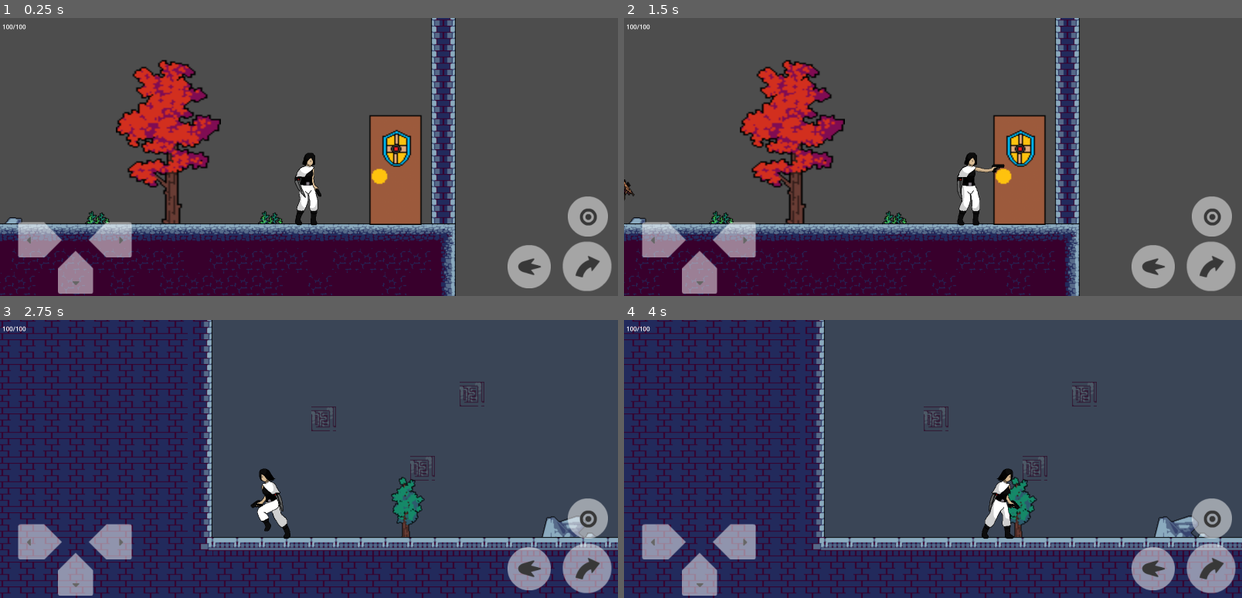
Above: before the commit, frames 1-4 (two rows, left to right).
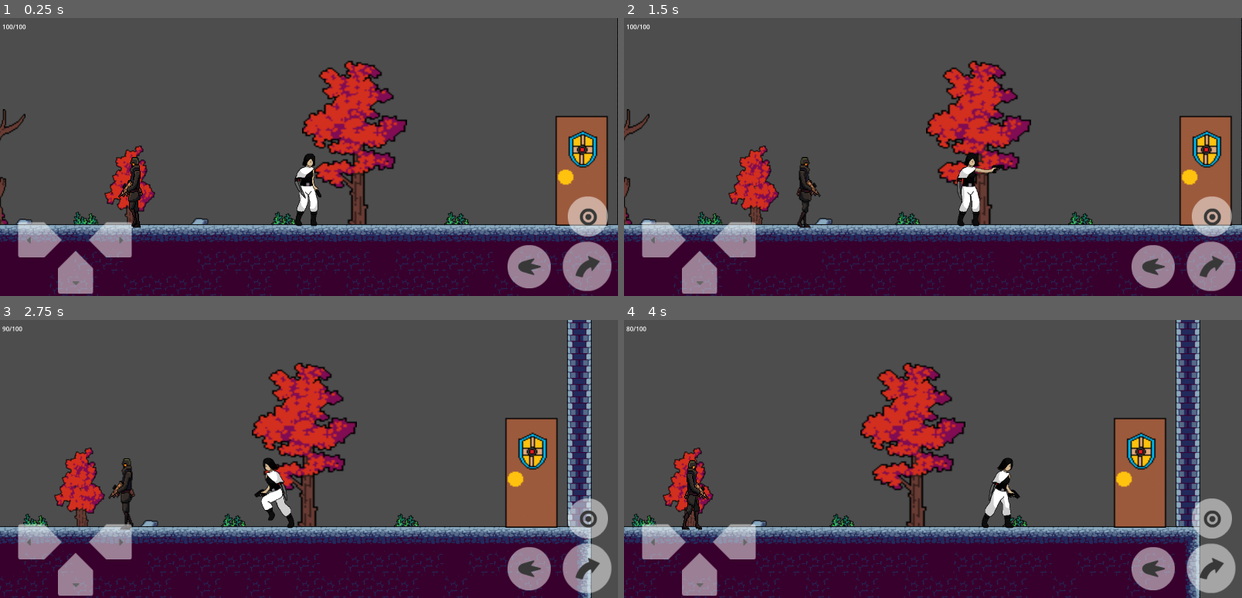
Above: after the commit, the same moments.

Repository: Corsa-Technologies/Terra1-seguro
Game: Godot game, scene res://Níveis/Nível1/Nível 1.tscn
The game is run twice, just before and just after one commit, with the same random seed, the same clock (stepped at 60 frames per second) and the same inputs. This scene is started directly instead of the project's main scene.
Inputs:
- Up to frame 1 (0.25 s): no input
- Up to frame 2 (1.5 s): tap Enter (ataque) at 0.5 s; hold Enter (ataque) 0.53-1.28 s; hold Right (ui_right) from 0.53 s (still down); tap Up (ui_up) at 0.77 s; tap Backspace (tiro) at 0.8, 1.35 s
- Up to frame 3 (2.75 s): tap Up (ui_up) at 1.52 s; tap Enter (ataque) at 1.55 s; release Right (ui_right) at 2.03 s; hold Left (ui_left) from 2.03 s (still down); hold Enter (ataque) from 2.03 s (still down); tap Backspace (tiro) at 2.3 s
- Up to frame 4 (4 s): release Left (ui_left) at 2.78 s; release Enter (ataque) at 2.78 s; hold Right (ui_right) from 2.78 s (still down); tap Backspace (tiro) at 2.85, 3.8 s; tap Up (ui_up) at 3.02, 3.77 s; tap Enter (ataque) at 3.05 s; hold Enter (ataque) from 3.53 s (still down)

The runs differ from the first frame. In frame 1, 30% of the frame differs, in the area x 0-100%, y 0-100%; in frame 2, 30%; in frame 3, 56%; in frame 4, 55%.

Commit message:
colisão de inimigos e player finalizada"

Diff:
--- a/Assets/inimigos/inimigo1/ataque/projectile.tscn
+++ b/Assets/inimigos/inimigo1/ataque/projectile.tscn
@@ -48,7 +48,6 @@
 [node name="projectile" type="CharacterBody2D"]
 position = Vector2(3, 2)
 collision_layer = 8
-collision_mask = 0
 script = ExtResource("1_lb75j")
 
 [node name="AnimatedSprite2D" type="AnimatedSprite2D" parent="."]
@@ -62,6 +61,7 @@
 shape = SubResource("RectangleShape2D_r7sp0")
 
 [node name="Area2D" type="Area2D" parent="."]
+collision_layer = 2
 
 [node name="CollisionShape2D" type="CollisionShape2D" parent="Area2D"]
 position = Vector2(1, 0)
--- a/Níveis/Nível1/Nível 1.tscn
+++ b/Níveis/Nível1/Nível 1.tscn
@@ -583,38 +583,23 @@
 
 [sub_resource type="TileSet" id="TileSet_b42dy"]
 tile_size = Vector2i(32, 32)
-physics_layer_0/collision_layer = 1
+physics_layer_0/collision_layer = 3
+physics_layer_0/collision_mask = 6
 sources/0 = SubResource("TileSetAtlasSource_t5wy2")
 sources/1 = SubResource("TileSetAtlasSource_uh0h8")
 
-[sub_resource type="GDScript" id="GDScript_desbw"]
-script/source = "extends TileMapLayer
-
-
-# Called when the node enters the scene tree for the first time.
-func _ready() -> void:
-	pass # Replace with function body.
-
-
-# Called every frame. 'delta' is the elapsed time since the previous frame.
-func _process(delta: float) -> void:
-	pass
-"
-
 [sub_resource type="RectangleShape2D" id="RectangleShape2D_wie55"]
 size = Vector2(73, 145)
 
 [node name="Nível1" type="Node2D"]
 
 [node name="Player" parent="." instance=ExtResource("1_rtybn")]
-position = Vector2(907, 230)
+position = Vector2(666, 229)
 
 [node name="Mundo" type="TileMapLayer" parent="."]
 position = Vector2(44, 4)
 tile_map_data = PackedByteArray("AAAAAAkAAQACAAAAAAABAAkAAQACAAAAAAACAAkAAQABAAAAAAADAAkAAQABAAAAAAAEAAkAAQACAAAAAAAFAA …(15808 unchanged characters)…
 tile_set = SubResource("TileSet_b42dy")
-use_kinematic_bodies = true
-script = SubResource("GDScript_desbw")
 
 [node name="Area2D" type="Area2D" parent="."]
 position = Vector2(995, 233)
--- a/Níveis/Nível1/inimigo_1.gd
+++ b/Níveis/Nível1/inimigo_1.gd
@@ -20,7 +20,7 @@
 			if point is Marker2D:
 				patrol_points.append(point.global_position)  # Usa a posição global dos Markers2D
 	else:
-		print("Erro: Nó 'patrulha1' não encontrado no inimigo!")
+		$AnimatedSprite2D.play('idle')
 
 	# Conectar sinais da Area2D (DetectionArea)
 	$DetectionArea.connect("body_entered", Callable(self, "_on_detection_area_body_entered"))
--- a/Níveis/Nível1/inimigo_1.tscn
+++ b/Níveis/Nível1/inimigo_1.tscn
@@ -158,6 +158,7 @@
 
 [node name="Inimigo1" type="CharacterBody2D"]
 collision_layer = 4
+collision_mask = 2
 script = ExtResource("1_ewo05")
 projectile_scene = ExtResource("5_lq8vd")
 
@@ -186,6 +187,7 @@
 
 [node name="projectile" parent="." instance=ExtResource("5_lq8vd")]
 position = Vector2(29, 529)
+collision_mask = 0
 
 [connection signal="body_entered" from="DetectionArea" to="." method="_on_detection_area_body_entered"]
 [connection signal="body_exited" from="DetectionArea" to="." method="_on_detection_area_body_exited"]
--- a/Níveis/Nível2/Nível 2.tscn
+++ b/Níveis/Nível2/Nível 2.tscn
@@ -274,7 +274,8 @@
 
 [sub_resource type="TileSet" id="TileSet_snkoj"]
 tile_size = Vector2i(32, 32)
-physics_layer_0/collision_layer = 1
+physics_layer_0/collision_layer = 3
+physics_layer_0/collision_mask = 6
 sources/0 = SubResource("TileSetAtlasSource_xv8p6")
 
 [sub_resource type="TileSetAtlasSource" id="TileSetAtlasSource_kol7k"]
@@ -903,26 +904,16 @@
 texture = ExtResource("5_wbhe1")
 
 [node name="Inimigo1" parent="." instance=ExtResource("6_u5bcf")]
-position = Vector2(1090, 109)
-collision_layer = 2
+position = Vector2(855, 239)
+collision_layer = 0
 
 [node name="patrulha1" type="Node2D" parent="Inimigo1"]
-position = Vector2(-5, -36)
-
-[node name="patrulha 1" type="Marker2D" parent="Inimigo1/patrulha1"]
-position = Vector2(-90, 36)
-
-[node name="patrulha 2" type="Marker2D" parent="Inimigo1/patrulha1"]
-position = Vector2(70, 35)
+
+[node name="Marker2D" type="Marker2D" parent="Inimigo1/patrulha1"]
+position = Vector2(113, 2)
+
+[node name="Marker2D2" type="Marker2D" parent="Inimigo1/patrulha1"]
+position = Vector2(-88, 0)
 
 [node name="Inimigo2" parent="." instance=ExtResource("6_u5bcf")]
-position = Vector2(2064, 103)
-collision_layer = 2
-
-[node name="patrulha1" type="Node2D" parent="Inimigo2"]
-
-[node name="patrulha 1" type="Marker2D" parent="Inimigo2/patrulha1"]
-position = Vector2(-95, 0)
-
-[node name="patrulha 2" type="Marker2D" parent="Inimigo2/patrulha1"]
-position = Vector2(65, -1)
+position = Vector2(1083, 106)
--- a/Player/playercena.tscn
+++ b/Player/playercena.tscn
@@ -151,7 +151,7 @@
 position = Vector2(8, 10)
 scale = Vector2(0.5, 0.485)
 sprite_frames = SubResource("SpriteFrames_g48ma")
-animation = &"tiro"
+animation = &"ataque"
 
 [node name="CoyoteTimer" type="Timer" parent="."]
 one_shot = true
Not shown: 1 places in Níveis/Nível1/Nível 1.tscn that only renumber resources
